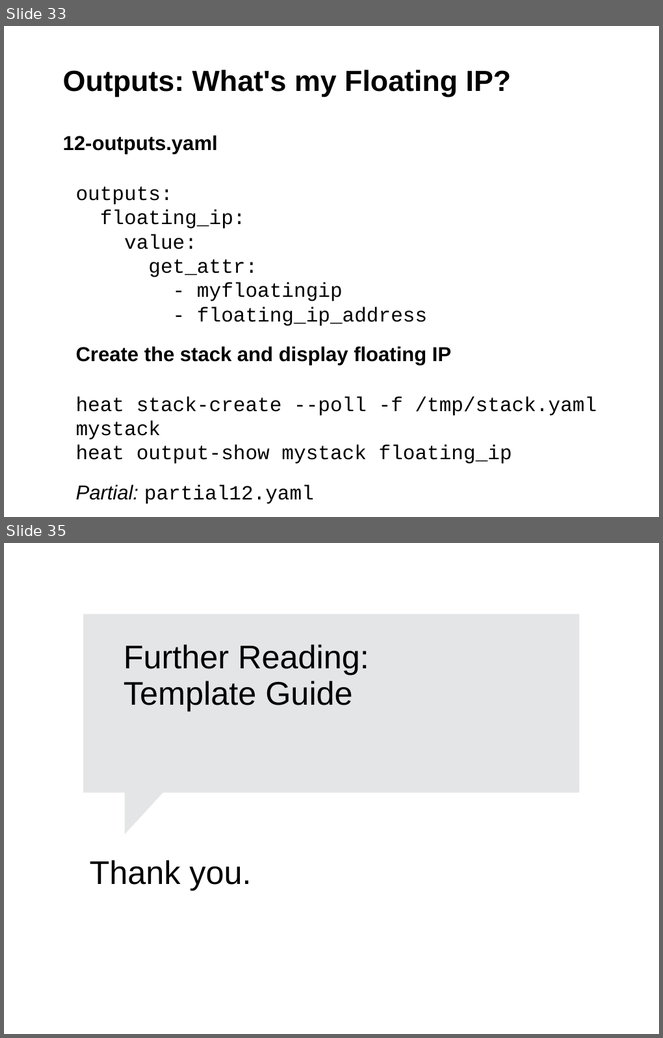
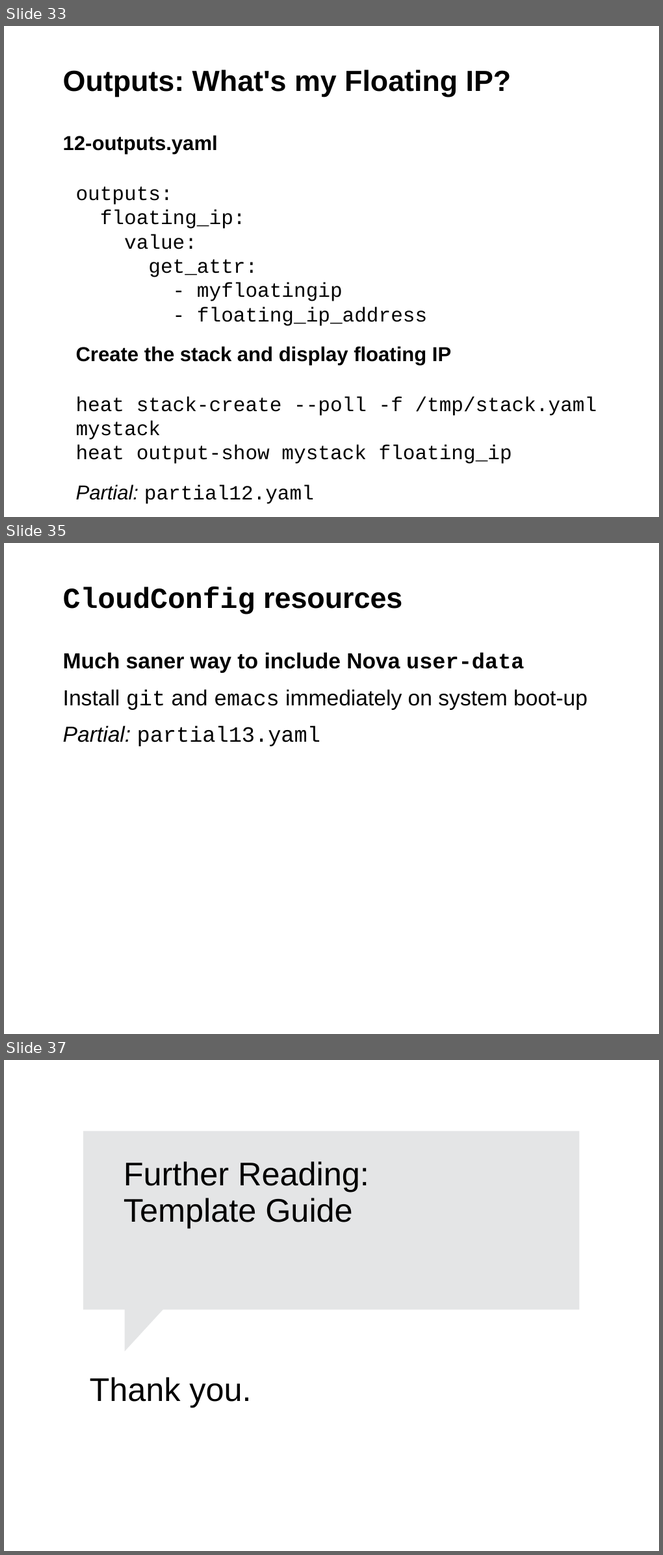
Before and after one commit to jgrassler/heat-workshop-barcelona, a slide deck: presentation.odp. Shown one above the other, each under a label of ours: slides 33 and 35 before the commit, slides 33, 35 and 37 after it; the slides between them are not shown. The pictures are 663x1038 and 663x1555 pixels, drawn with LibreOffice and Linux fonts; fonts in the diff are those of the drawing; background and template pictures are left out. Boxes give left, top, right and bottom in pixels: in the first picture for what was removed or moved away, otherwise in the second. Text is boxed around its words. In the diff, an @@ line names an element or a change of style, - is before the commit and + after.

```diff
--- a/presentation.odp
+++ b/presentation.odp
@@ slide 35 added at bbox=[4, 543, 659, 1034], background #FFFFFF; not listed: 1 template element that a slide beside it also shows @@
@@ title added at bbox=[63, 587, 402, 615], 32 pt, text #000000, bold @@
+CloudConfig resources
@@ text added at bbox=[63, 652, 588, 746], 24 pt, text #000000 @@
+Much saner way to include Nova user-data
+Install git and emacs immediately on system boot-up
+Partial: partial13.yaml
@@ what was slide 35 is now slide 37 @@
```
Also in this commit, not shown: 3 slides changed, 1 other slide added, 2 other files.
